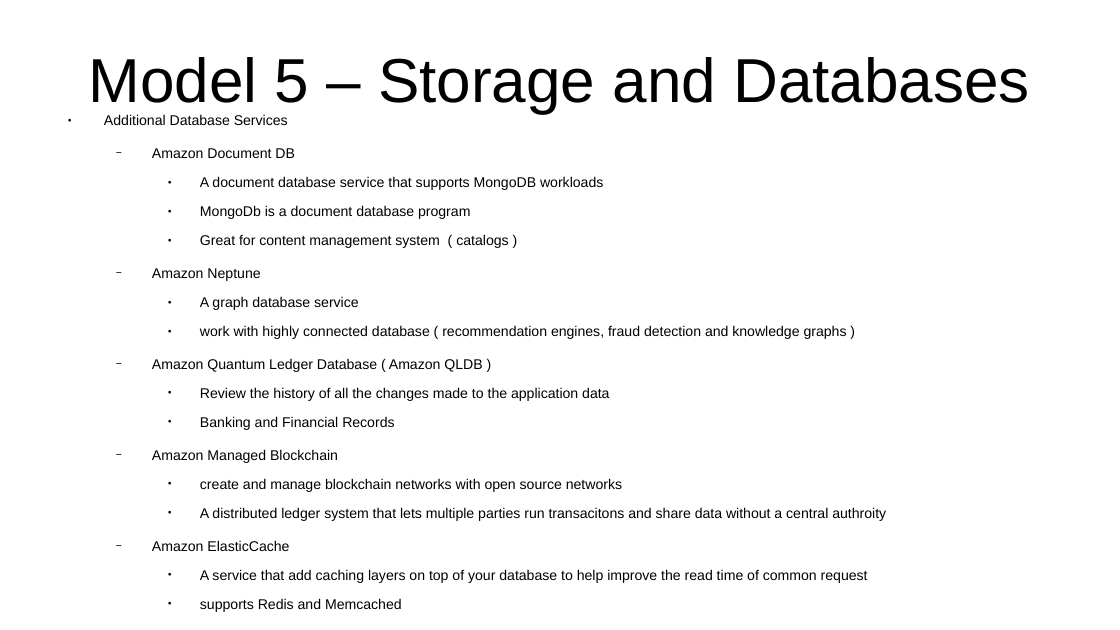
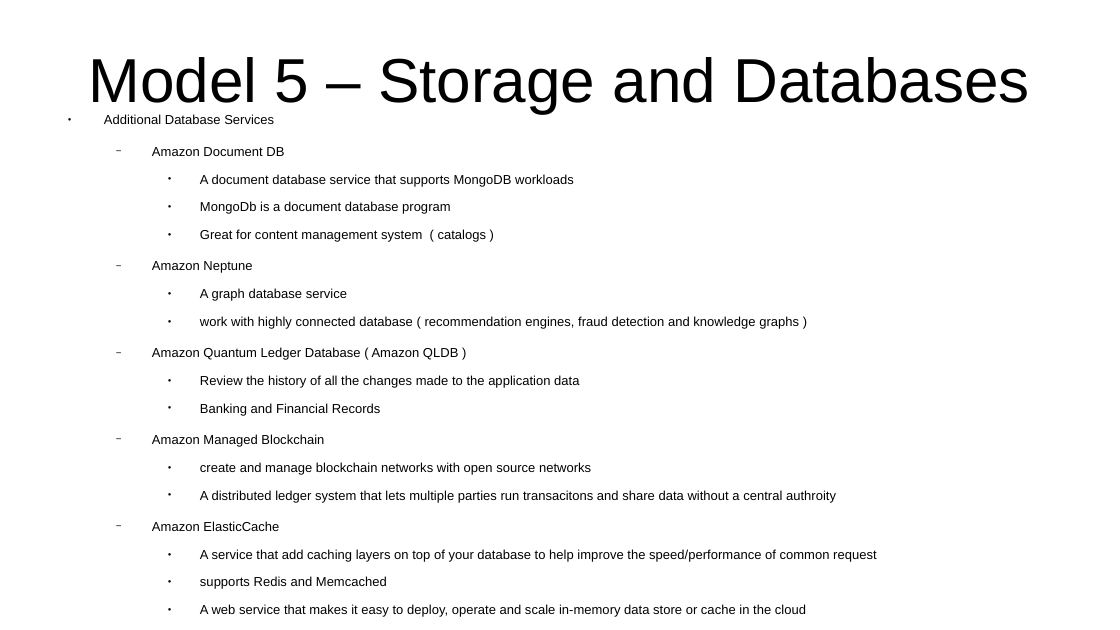
Before and after one commit to CharlesStockman/notesFromCourses, a slide deck: slide 81 of aws/cloud_practitioner/AWS.odp (slide 75 before the commit). Drawn at 1120x630 pixels with LibreOffice and Linux fonts; fonts in the diff are those of the drawing. Boxes give left, top, right and bottom in pixels: in the first picture for what was removed or moved away, otherwise in the second. Text is boxed around its words. In the diff, an @@ line names an element or a change of style, - is before the commit and + after.

```diff
--- a/aws/cloud_practitioner/AWS.odp
+++ b/aws/cloud_practitioner/AWS.odp
@@ text at box(104, 114, 836, 589): size 10 to 9.2 pt in "Additional Database Services", "Amazon Document DB", "A document database service that supports MongoDB ...", "MongoDb is a document database program" and 14 more places @@
@@ text at box(200, 549, 876, 562): text changed; size 10 to 9.2 pt @@
-    ● A service that add caching layers on top of your database to help improve the read time of common request
+    ● A service that add caching layers on top of your database to help improve the speed/performance of common request
@@ text at box(200, 604, 806, 617): paragraph added @@
+    ● A web service that makes it easy to deploy, operate and scale in-memory data store or cache in the cloud
```
Also in this commit, not shown: 28 other slides changed, 19 slides added, 15 other files.
